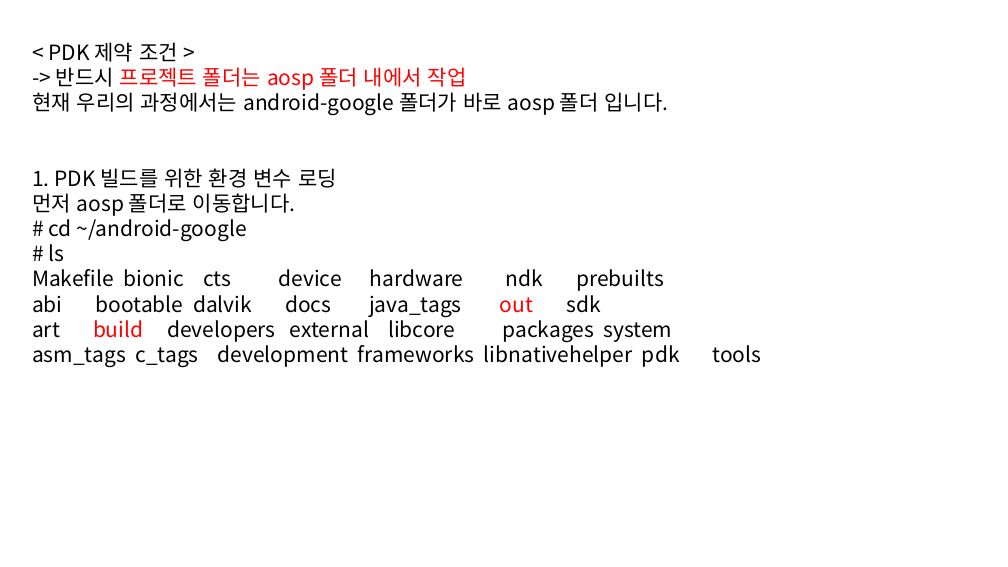
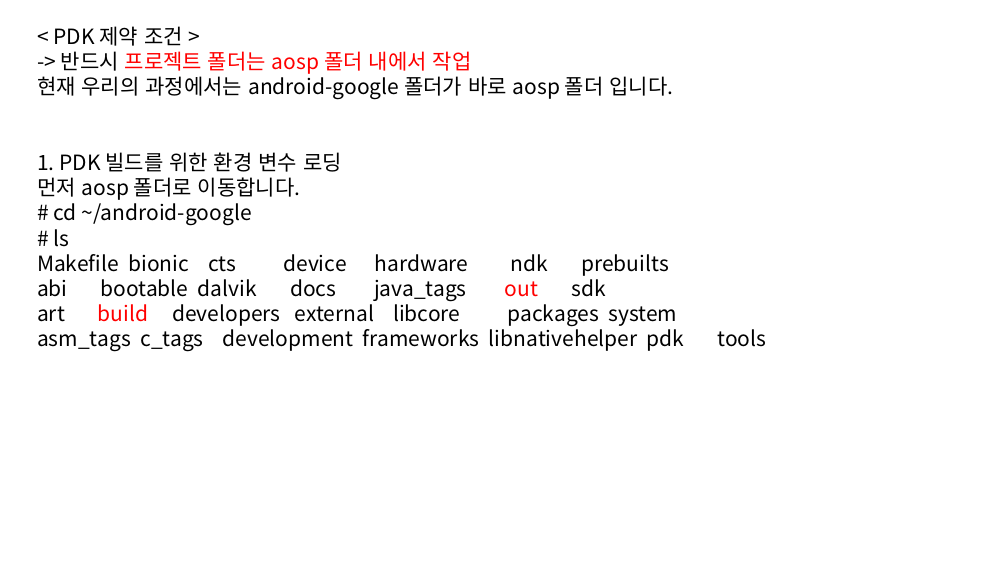
Before and after one commit to beila/ndkclass, a slide deck: slide 10 of lecturer/20150604.pptx. Drawn at 1008x567 pixels with LibreOffice and Linux fonts; fonts in the diff are those of the drawing. Boxes give left, top, right and bottom in pixels: in the first picture for what was removed or moved away, otherwise in the second. Text is boxed around its words. In the diff, an @@ line names an element or a change of style, - is before the commit and + after.

```diff
--- a/lecturer/20150604.pptx
+++ b/lecturer/20150604.pptx
@@ text "< PDK 제약 조건 >" moved from (x1=32, y1=42, x2=762, y2=367) to (x1=37, y1=26, x2=767, y2=352) @@
```
Also in this commit, not shown: 5 other slides changed, 2 slides added, 1 slide removed, 8 other files.
